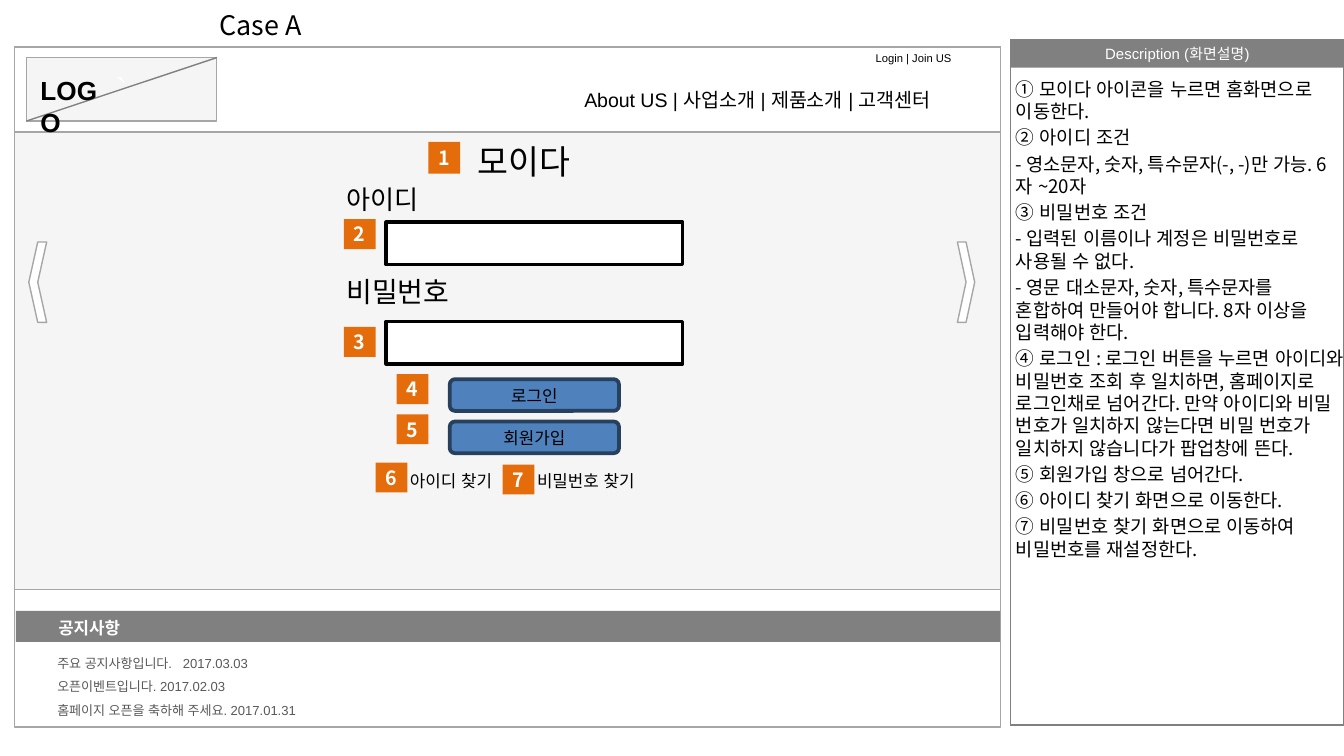
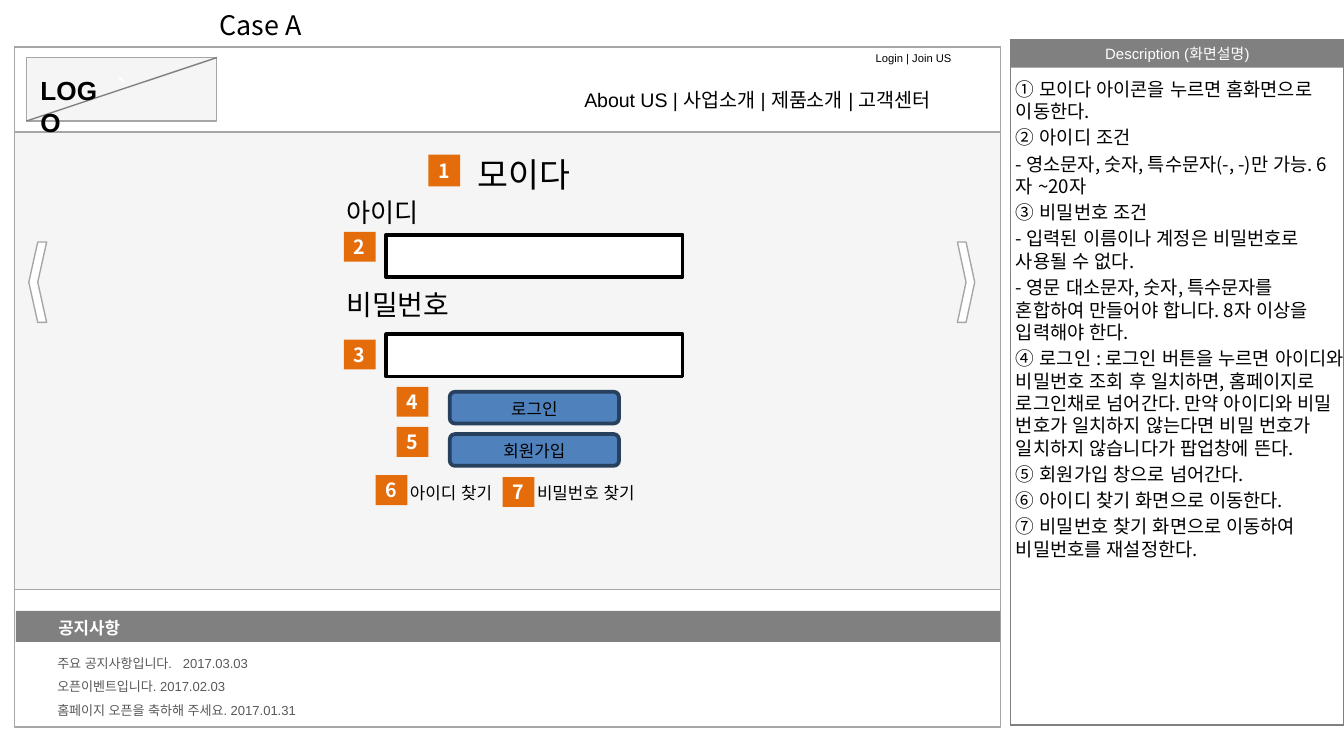
Before and after one commit to moim5/moida-general, a slide deck: slide 1 of documents/storyBoard/JuHyenjun/jhj_Story_Board.pptx. Drawn at 1344x756 pixels with LibreOffice and Linux fonts; fonts in the diff are those of the drawing. Boxes give left, top, right and bottom in pixels: in the first picture for what was removed or moved away, otherwise in the second. Text is boxed around its words. In the diff, an @@ line names an element or a change of style, - is before the commit and + after.

```diff
--- a/documents/storyBoard/JuHyenjun/jhj_Story_Board.pptx
+++ b/documents/storyBoard/JuHyenjun/jhj_Story_Board.pptx
@@ 6 rounded rectangles, 5 texts, 2 rectangles: place and size @@
-6 rounded rectangles, 5 texts, 2 rectangles at (344,142,681,492)
+6 rounded rectangles, 5 texts, 2 rectangles at (344,155,681,505)
@@ 3 rounded rectangles, 2 texts: place and size @@
-3 rounded rectangles, 2 texts at (346,279,620,495)
+3 rounded rectangles, 2 texts at (346,292,620,507)
```
Also in this commit, not shown: 3 other slides changed, 1 slide added.
